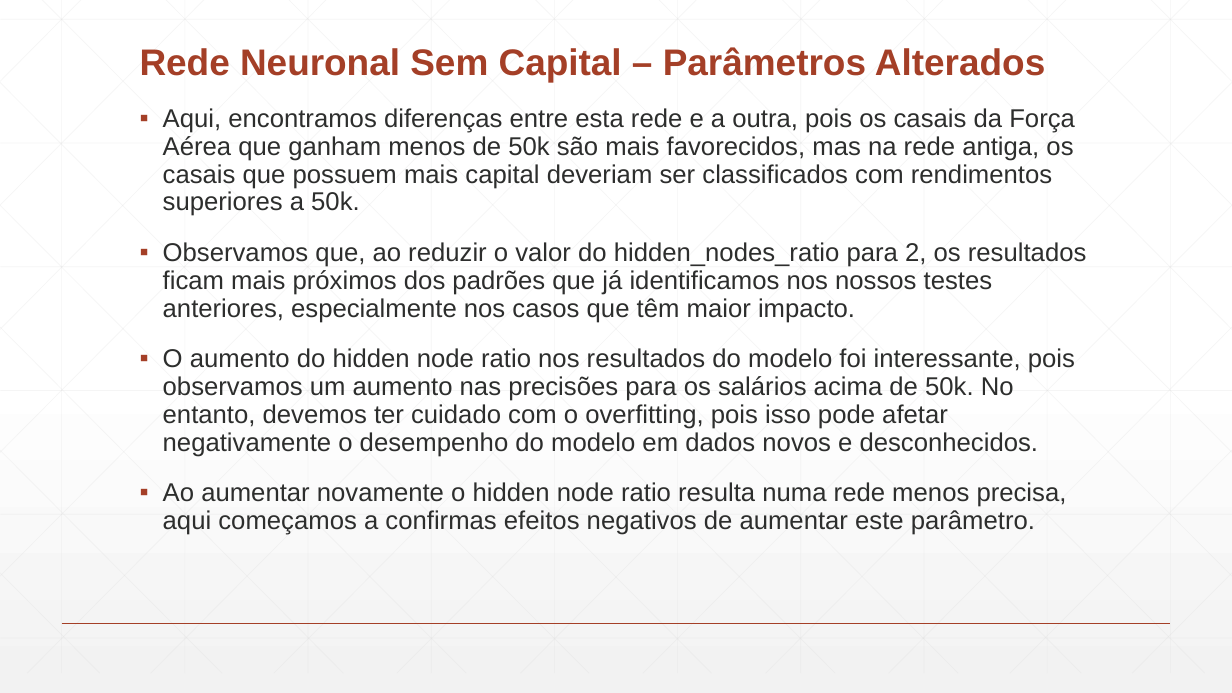
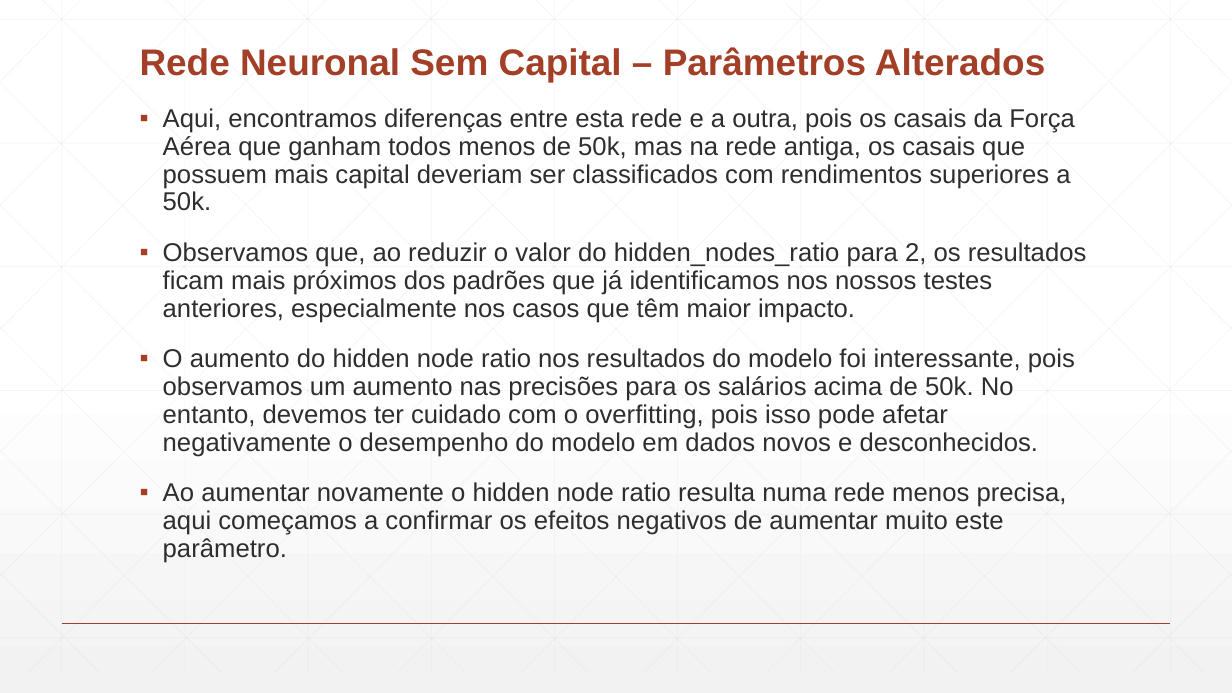
Before and after one commit to Paulitchos/SI_2_TP, a slide deck: slide 16 of Parte_2/DataMining.pptx. Drawn at 1232x693 pixels with LibreOffice and Linux fonts; fonts in the diff are those of the drawing. Boxes give left, top, right and bottom in pixels: in the first picture for what was removed or moved away, otherwise in the second. Text is boxed around its words. In the diff, an @@ line names an element or a change of style, - is before the commit and + after.

```diff
--- a/Parte_2/DataMining.pptx
+++ b/Parte_2/DataMining.pptx
@@ text at (163, 108, 1075, 211): text changed @@
-▪ Aqui, encontramos diferenças entre esta rede e a outra, pois os casais da Força Aérea que ganham menos de 50k são mais favorecidos, mas na rede antiga, os casais que possuem mais capital deveriam ser classificados com rendimentos superiores a 50k.
+▪ Aqui, encontramos diferenças entre esta rede e a outra, pois os casais da Força Aérea que ganham todos menos de 50k, mas na rede antiga, os casais que possuem mais capital deveriam ser classificados com rendimentos superiores a 50k.
@@ text at (163, 482, 1067, 563): text changed @@
-▪ Ao aumentar novamente o hidden node ratio resulta numa rede menos precisa, aqui começamos a confirmas efeitos negativos de aumentar este parâmetro.
+▪ Ao aumentar novamente o hidden node ratio resulta numa rede menos precisa, aqui começamos a confirmar os efeitos negativos de aumentar muito este parâmetro.
```
Also in this commit, not shown: 2 slides added, 3 other files.
